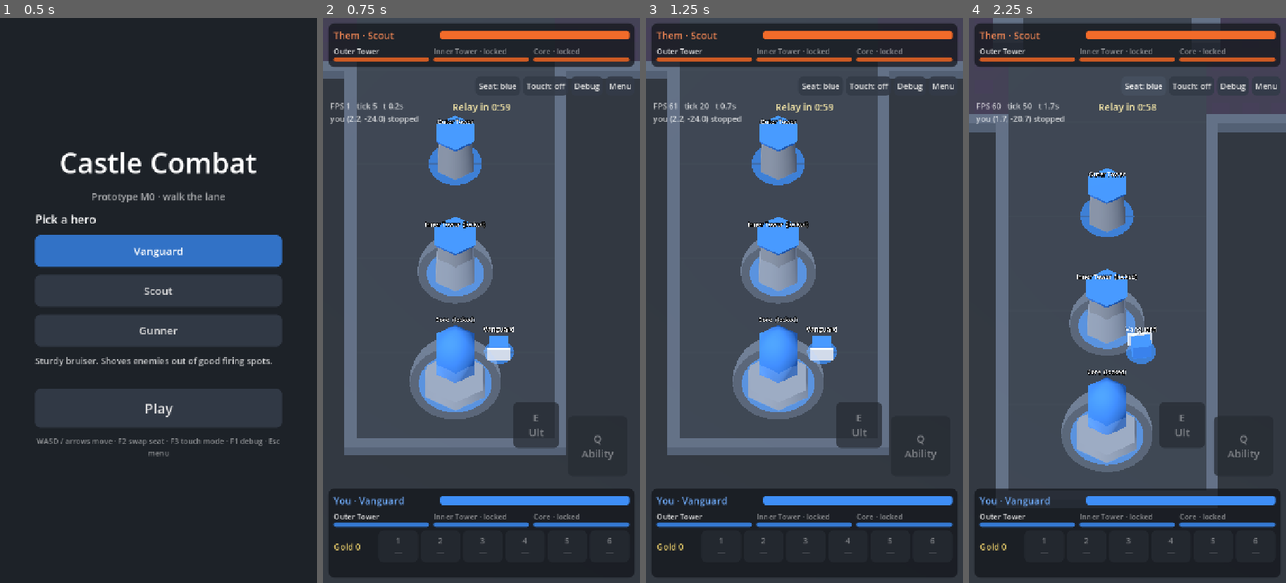
Above: before the commit, frames 1-4 (left to right).
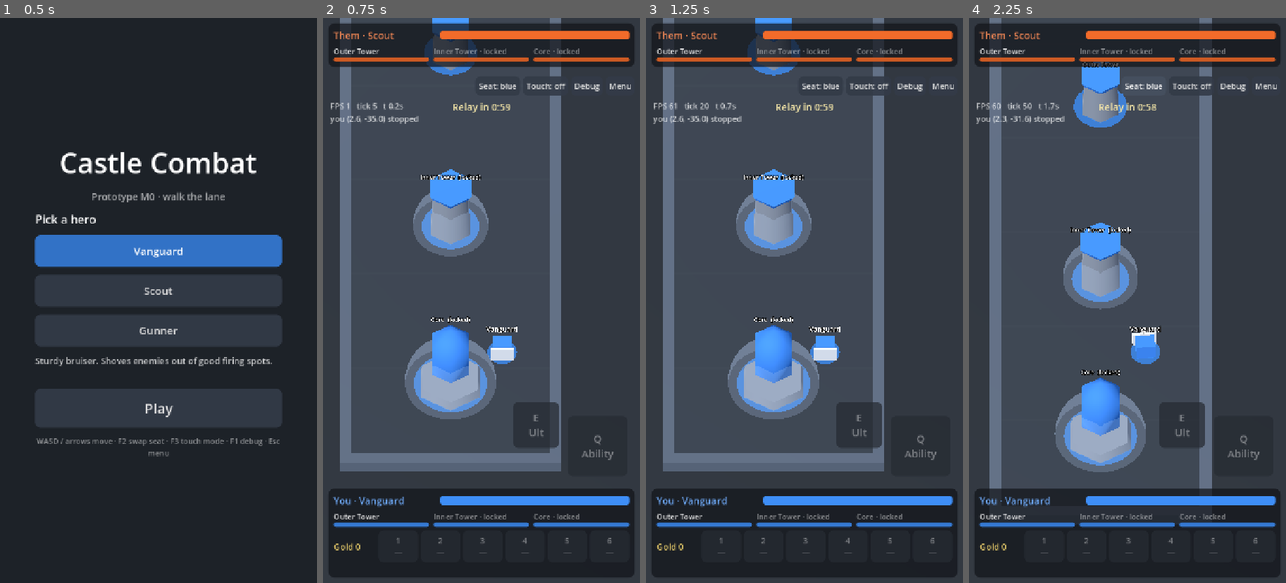
Above: after the commit, the same moments.

Repository: slimefromdq/castle-combat
Game: Godot game, scene res://scenes/main.tscn
Two runs of this game, one before a commit and one after it. Both use one fixed random seed, a clock stepped at 60 frames per second and the inputs below.
Inputs:
- Up to frame 1 (0.5 s): no input
- Up to frame 2 (0.75 s): click "Play" at 0.5 s
- Up to frame 3 (1.25 s): no input
- Up to frame 4 (2.25 s): click "Seat: blue" at 1.25 s; click "Seat: red" at 2 s

Frame 1 is identical in both runs. In frame 2, 16% of the frame differs, in the area x 0-100%, y 0-81%; in frame 3, 16%; in frame 4, 16%.

Commit message:
Lengthen the lane and spread out towers
Lane grows from 60 m to 84 m. Blue's Outer Tower, Inner Tower and Core move to
y = -16, -27, -37 (11 m and 10 m apart, 32 m between Outer Towers); red mirrors.

Co-Authored-By: Claude Opus 5.5 (1M context) <noreply@anthropic.com>
Claude-Session: https://claude.ai/code/session_016U3NDMcME21c1fhW6ggp5q

Diff:
--- a/data/arena_default.tres
+++ b/data/arena_default.tres
@@ -4,11 +4,11 @@
 
 [resource]
 script = ExtResource("1_arena")
-half_length = 30.0
+half_length = 42.0
 lane_half_width = 5.0
-floors = Array[Rect2]([Rect2(-5, -30, 10, 60), Rect2(-10, -6, 5, 12), Rect2(5, -6, 5, 12)])
+floors = Array[Rect2]([Rect2(-5, -42, 10, 84), Rect2(-10, -6, 5, 12), Rect2(5, -6, 5, 12)])
 pockets = Array[Rect2]([Rect2(-10, -6, 5, 12), Rect2(5, -6, 5, 12)])
-walls = Array[Rect2]([Rect2(-5.6, -30.6, 11.2, 0.6), Rect2(-5.6, 30, 11.2, 0.6), Rect2(-5.6, -30, 0.6, 24), Rect2(-5.6, 6, 0.6, 24), Rect2(5, -30, 0.6, 24), Rect2(5, 6, 0.6, 24), Rect2(-10.6, -6.6, 5.6, 0.6), Rect2(- …(175 unchanged characters)…
-structure_positions = Array[Vector2]([Vector2(0, -12), Vector2(0, -19), Vector2(0, -26)])
-hero_spawn = Vector2(2.2, -24)
-minion_spawn = Vector2(0, -23.5)
+walls = Array[Rect2]([Rect2(-5.6, -42.6, 11.2, 0.6), Rect2(-5.6, 42, 11.2, 0.6), Rect2(-5.6, -42, 0.6, 36), Rect2(-5.6, 6, 0.6, 36), Rect2(5, -42, 0.6, 36), Rect2(5, 6, 0.6, 36), Rect2(-10.6, -6.6, 5.6, 0.6), Rect2(- …(175 unchanged characters)…
+structure_positions = Array[Vector2]([Vector2(0, -16), Vector2(0, -27), Vector2(0, -37)])
+hero_spawn = Vector2(2.6, -35)
+minion_spawn = Vector2(0, -34)
--- a/src/data/arena_data.gd
+++ b/src/data/arena_data.gd
@@ -4,7 +4,7 @@
 ## Blue's Core sits at negative y. Everything is point-symmetric: red's copy of a
 ## blue position p is -p, which is the GDD's 180-degree rotation.
 
-@export var half_length := 30.0
+@export var half_length := 42.0
 @export var lane_half_width := 5.0
 ## Walkable ground pieces, used for visuals.
 @export var floors: Array[Rect2] = []
@@ -14,8 +14,8 @@
 @export var walls: Array[Rect2] = []
 ## Blue positions for Outer Tower, Inner Tower, Core (in that order).
 @export var structure_positions: Array[Vector2] = []
-@export var hero_spawn := Vector2(2.2, -24.0)
-@export var minion_spawn := Vector2(0.0, -23.5)
+@export var hero_spawn := Vector2(2.6, -35.0)
+@export var minion_spawn := Vector2(0.0, -34.0)
 
 
 static func mirror_rect(r: Rect2) -> Rect2:
Not shown, changed: DEV_NOTES.md
